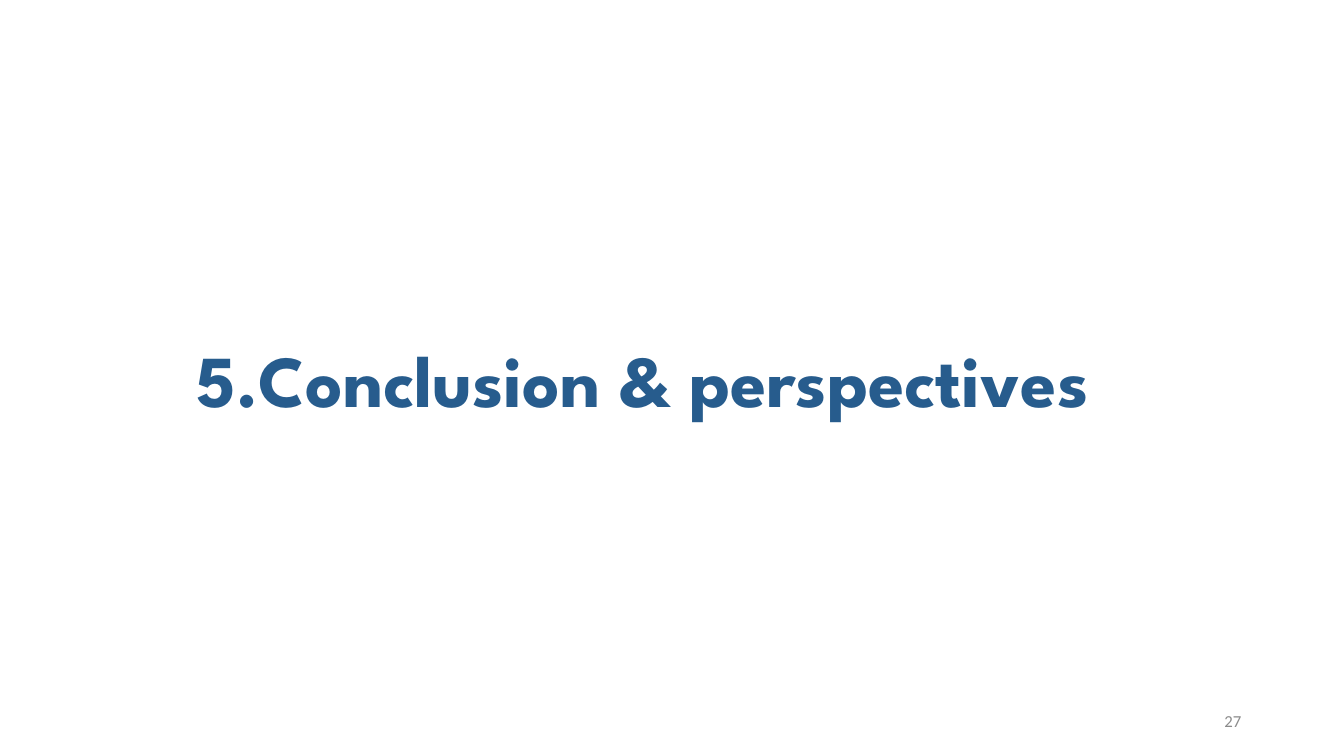
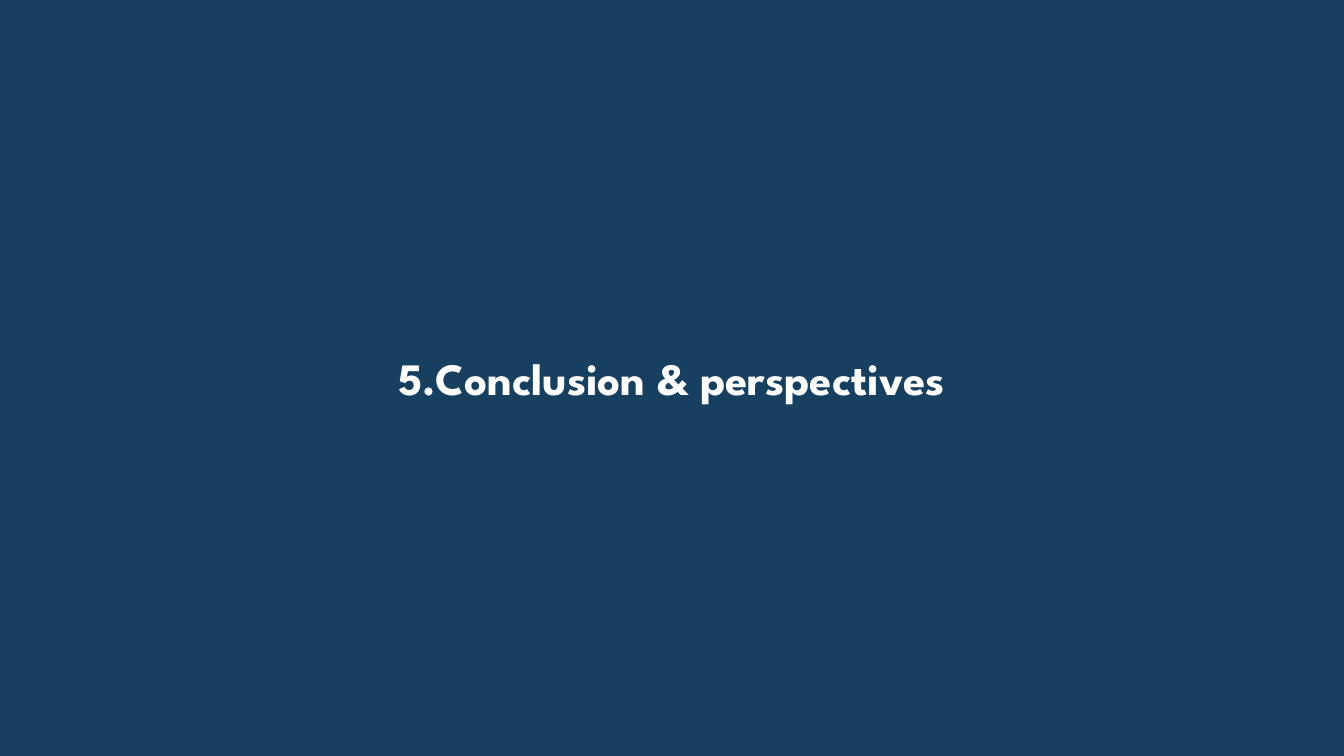
Before and after one commit to habibmedmahmoud/banckend_1, a slide deck: slide 27 of Présentation_Medos.pptx. Drawn at 1344x756 pixels with LibreOffice and Linux fonts; fonts in the diff are those of the drawing. Boxes give left, top, right and bottom in pixels: in the first picture for what was removed or moved away, otherwise in the second. Text is boxed around its words. In the diff, an @@ line names an element or a change of style, - is before the commit and + after.

Commit message:
Description des modifications presentation

```diff
--- a/Présentation_Medos.pptx
+++ b/Présentation_Medos.pptx
@@ rectangle "5.Conclusion & perspectives": place and size @@
-rectangle "5.Conclusion & perspectives" at <box>197,356,1089,423</box>
+rectangle "5.Conclusion & perspectives" at <box>0,0,1344,756</box>
@@ rectangle "5.Conclusion & perspectives" at <box>0,0,1344,756</box>: size 52.2 to 32 pt, text colour #275C8D to #FFFFFF; alignment left to centre; line spacing 0.9 to 1; fill none to #173F5F; outline none to #173F5F 2 pt @@
@@ page number removed at <box>1224,716,1241,727</box> @@
-27
```
